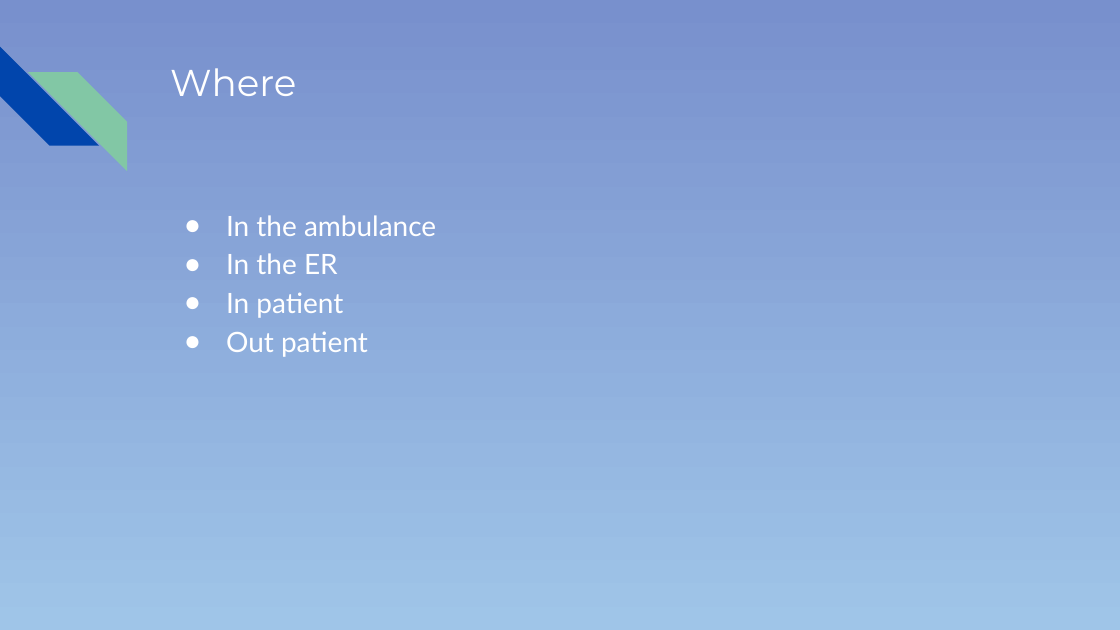
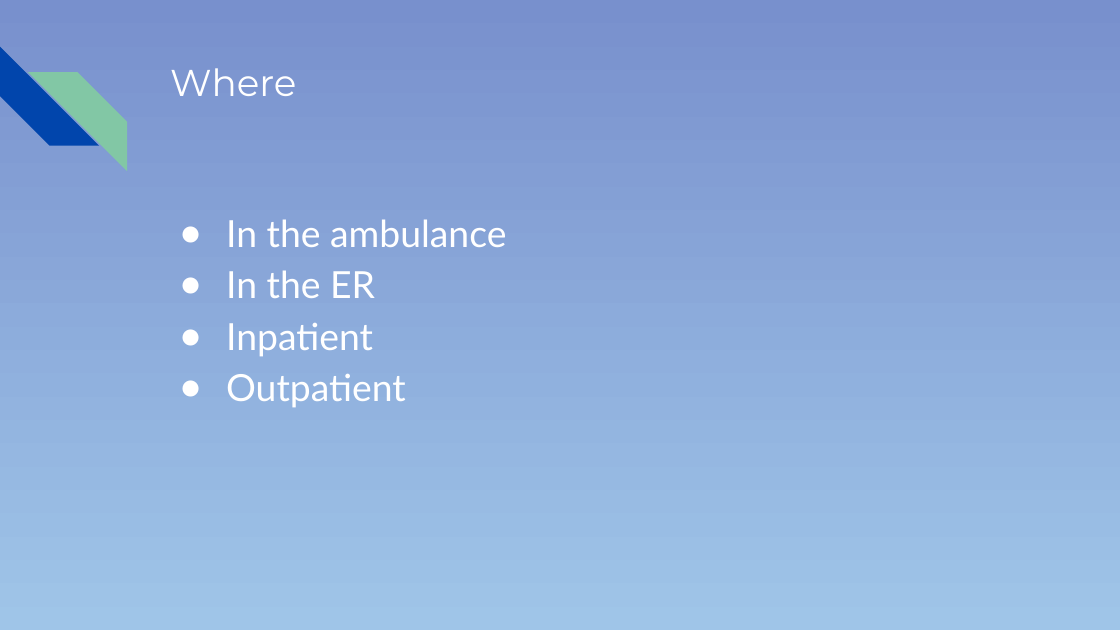
Before and after one commit to colemank0259/CSC-289_Group3, a slide deck: slide 5 of Pitch_PowerPoint.pptx (slide 8 before the commit). Drawn at 1120x630 pixels with LibreOffice and Linux fonts; fonts in the diff are those of the drawing. Boxes give left, top, right and bottom in pixels: in the first picture for what was removed or moved away, otherwise in the second. Text is boxed around its words. In the diff, an @@ line names an element or a change of style, - is before the commit and + after.

```diff
--- a/Pitch_PowerPoint.pptx
+++ b/Pitch_PowerPoint.pptx
@@ text at bbox=[226, 219, 506, 298]: size 18 to 24 pt in "In the ambulance", "In the ER"; indent changed @@
@@ text at bbox=[226, 323, 406, 408]: text changed; size 18 to 24 pt @@
-● In patient
-● Out patient
+● Inpatient
+● Outpatient
```
Also in this commit, not shown: 4 other slides changed, 1 slide removed.
